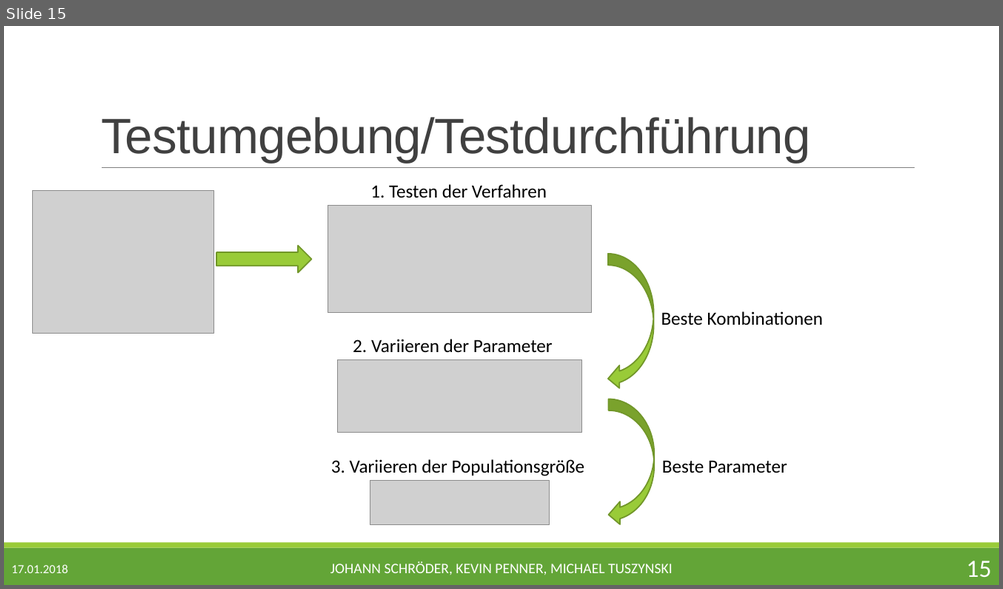
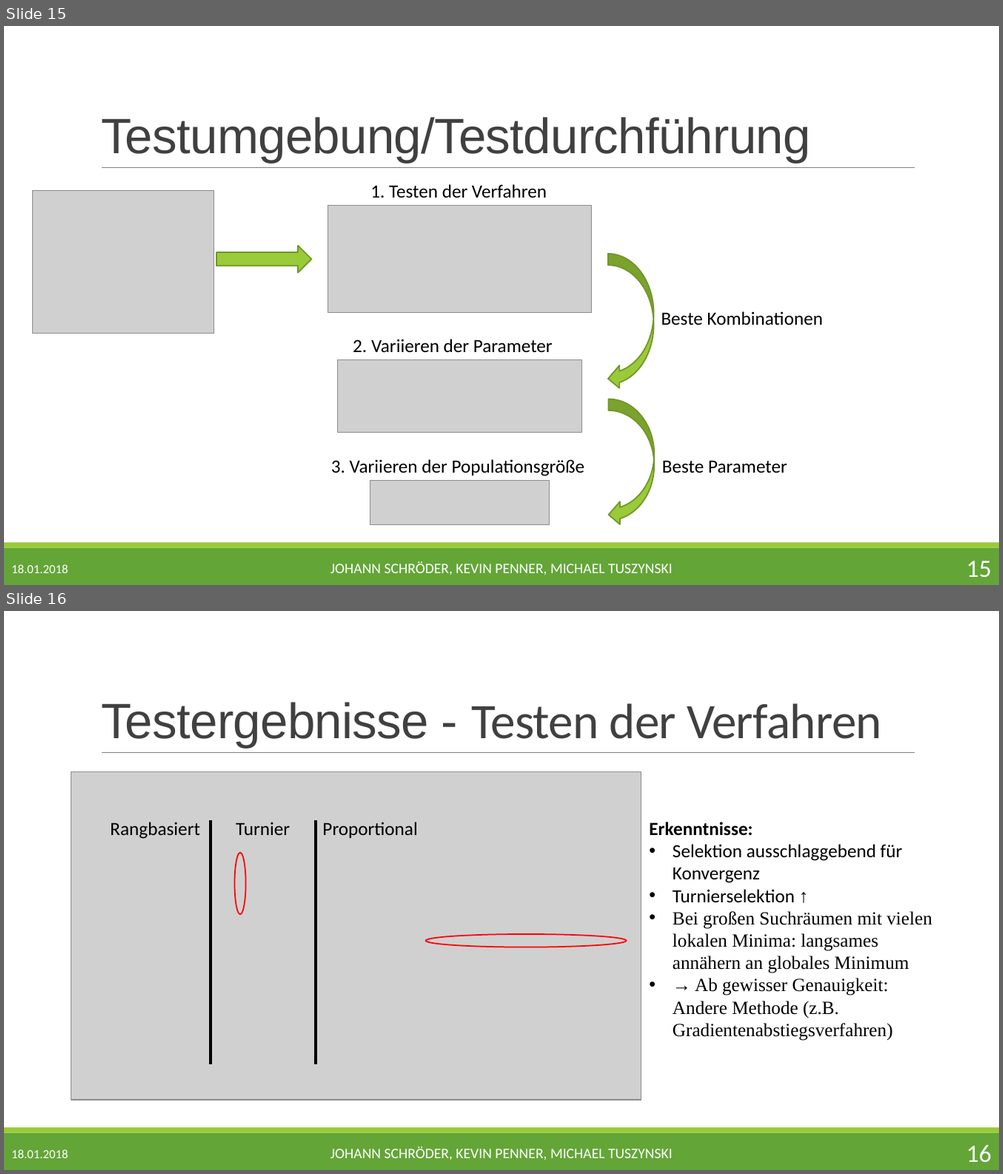
Before and after one commit to jschroeder89/genetic_algorithm, a slide deck: Präsentation/BMO_Genetischer_Algorithmus_JKM.pptx. Shown one above the other, each under a label of ours: slide 15 before the commit, slides 15 and 16 after it. The pictures are 1003x589 and 1003x1174 pixels, drawn with LibreOffice and Linux fonts; fonts in the diff are those of the drawing; grey boxes stand for pictures. Boxes give left, top, right and bottom in pixels: in the first picture for what was removed or moved away, otherwise in the second. Text is boxed around its words. In the diff, an @@ line names an element or a change of style, - is before the commit and + after.

Commit message:
Testergebnisse für mut_wk und cro_wk / Bilder für Präsentation

```diff
--- a/Präsentation/BMO_Genetischer_Algorithmus_JKM.pptx
+++ b/Präsentation/BMO_Genetischer_Algorithmus_JKM.pptx
@@ slide 16 added at [4, 611, 999, 1170], background #FFFFFF; not listed: 3 template elements that a slide beside it also shows @@
@@ title added at [101, 702, 882, 748], 48 pt, text #404040 @@
+Testergebnisse - Testen der Verfahren
@@ picture added at [71, 772, 641, 1100] @@
@@ group added at [110, 820, 417, 1065]: 3 texts, 2 lines @@
+Rangbasiert
+Turnier
+Proportional
@@ text added at [649, 822, 932, 1041], 18 pt, text #000000 @@
+Erkenntnisse:
+• Selektion ausschlaggebend für Konvergenz
+• Turnierselektion ↑
+• Bei großen Suchräumen mit vielen lokalen Minima: langsames annähern an globales Minimum
+• → Ab gewisser Genauigkeit: Andere Methode (z.B. Gradientenabstiegsverfahren)
@@ ellipse added at [235, 853, 246, 914], outline #FF0000 1.25 pt @@
@@ ellipse added at [426, 935, 626, 948], outline #FF0000 1.25 pt @@
@@ text added at [11, 1150, 68, 1159], 12 pt, text #FFFFFF @@
+18.01.2018
@@ text added at [330, 1147, 672, 1161], 14 pt, text #FFFFFF @@
+JOHANN SCHRÖDER, KEVIN PENNER, MICHAEL TUSZYNSKI
@@ page number added at [966, 1145, 991, 1163], 24 pt, text #FFFFFF @@
+16
@@ slide 15 changed as well @@
@@ text at [11, 565, 68, 574]: text changed @@
-17.01.2018
+18.01.2018
```
Also in this commit, not shown: 17 other slides changed, 1 other slide added, 24 other files.
